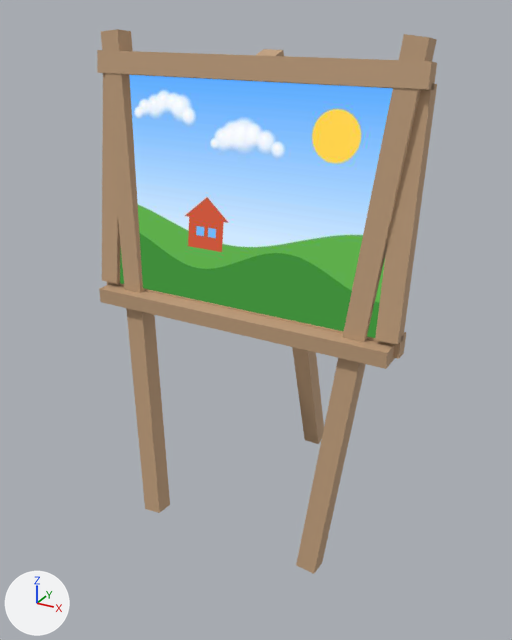
One commit to the glTF model examples/studio-tour/models/easel.glb: the scene before it, then after it.
Rendered twice from a 50 mm lens placed at (0.632, -1.133, 1.034), pointed at (-0.029, 0.07, 0.433). Arrows for +X, +Y and +Z are at lower left; the lights stay in place. The picture after the commit comes second. Where no turn or scale is listed for an object, it has been applied to the vertices. Vertices at exactly the same position are counted once.

Objects in the first picture: 'frame', 'picture'.
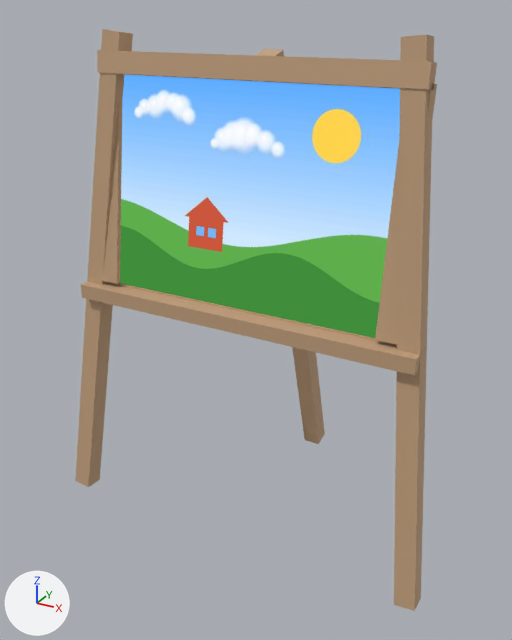
Pixel boxes (x1, y1, x2, y2) of what changed, in the pictures (512 x 640 px; the box of a moved part takes in the faces that stretch with it):
```json
{"object": "frame", "change": "reshaped", "before": [97, 29, 437, 574], "after": [75, 29, 437, 611], "on screen": "6% wider, 7% taller"}
{"part": 1, "of": "me_mesh_1", "change": "moved or reshaped", "before": [101, 29, 170, 513], "after": [75, 29, 133, 487]}
{"part": 2, "of": "me_mesh_1", "change": "moved or reshaped", "before": [296, 34, 437, 574], "after": [394, 34, 434, 611]}
{"part": 3, "of": "me_mesh_1", "change": "moved or reshaped", "before": [99, 283, 395, 369], "after": [81, 282, 427, 376]}
```

Scene script edits in JSON lines:
```json
{"block": "me_mesh_1", "where": "# used by ob_frame; location = (0.0, 0.0, 0.0)"}
{"op": "remove", "block": "me_mesh_1", "code": "me_mesh_1.from_pydata(...)  # 64 vertices, 96 faces; spans x -0.32..0.32, y -0.122..0.357, z -0.006..0.999"}
{"op": "add", "block": "me_mesh_1", "code": "me_mesh_1.from_pydata(...)  # 64 vertices, 96 faces; spans x -0.412..0.412, y -0.122..0.357, z -0.006..0.999"}
{"block": "me_mesh_1", "change": "me_mesh_1 part 1: the loose piece of 8 vertices spanning x -0.312..-0.168, y -0.122..0.022, z 0.001..0.999 is multiplied about its middle by the matrix ((0.978, 0.022, 0.207), (-0.022, 1.0, -0.002), (-0.207, -0.002, 0.978)), then moved by (-0.1, 0.0, 0.0)"}
{"block": "me_mesh_1", "change": "me_mesh_1 part 2: the loose piece of 8 vertices spanning x 0.168..0.312, y -0.122..0.022, z 0.001..0.999 is multiplied about its middle by the matrix ((0.978, -0.022, -0.207), (0.022, 1.0, -0.002), (0.207, -0.002, 0.978)), then moved by (0.1, 0.0, 0.0)"}
{"block": "me_mesh_1", "change": "me_mesh_1 part 3: the loose piece of 8 vertices spanning x -0.31..0.31, y -0.09..-0.03, z 0.475..0.505 is scaled about its middle by (1.16, 1, 1)"}
```
